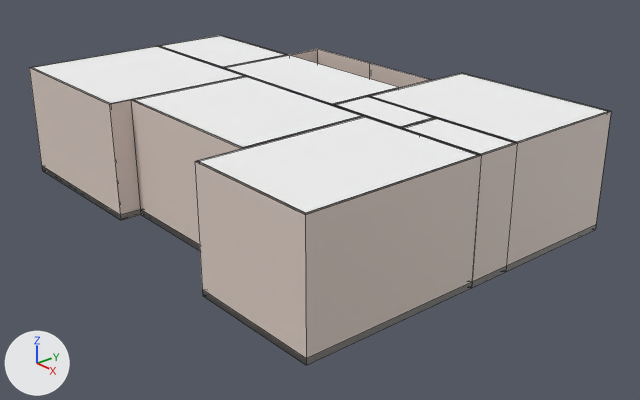
The Blender file myhome_2f.blend as it was, and as the next commit left it.
Camera for both pictures: a camera (50 mm lens) standing at (13.63, -10.39, 7.25) and looking at (0.86, 0.43, 0.19). The axes (+X, +Y, +Z) are drawn at lower left. The lights are the same throughout. Mesh edges are drawn as thin lines.

Script lines for the objects in view, before the commit:
```python
me_2f_room3_baseboard = bpy.data.meshes.new('2F_Room3_Baseboard')
me_2f_room3_baseboard.from_pydata([(0.0, 0.0, 0.12), (0.0, 0.0, 0.0), (3.64, 0.0, 0.12), (3.64, 0.0, 0.0), (3.64, 2.73, 0.12), (3.64, 2.73, 0.0), (0.0, 2.73, 0.12), (0.0, 2.73, 0.0)], [], [(0, 1, 3, 2), (2, 3, 5, 4), (4, 5, 7, 6), (0, 6, 7, 1)])
me_2f_room3_baseboard.materials.append(mat_baseboard_material)
me_2f_room3_ceiling = bpy.data.meshes.new('2F_Room3_Ceiling')
me_2f_room3_ceiling.from_pydata([(0.0, 0.0, 2.4), (3.64, 0.0, 2.4), (3.64, 2.73, 2.4), (1.82, 2.73, 2.4), (0.0, 2.73, 2.4)], [], [(0, 1, 2, 3, 4)])
me_2f_room3_ceiling.materials.append(mat_ceiling_material)
me_2f_toilet_ceiling = bpy.data.meshes.new('2F_Toilet_Ceiling')
me_2f_toilet_ceiling.from_pydata([(0.0, 0.0, 2.4), (1.82, 0.0, 2.4), (1.82, 0.92, 2.4), (0.91, 0.92, 2.4), (0.0, 0.92, 2.4)], [], [(0, 1, 2, 3, 4)])
me_2f_toilet_ceiling.materials.append(mat_ceiling_material)
ob_2f_room3_baseboard = bpy.data.objects.new('2F_Room3_Baseboard', me_2f_room3_baseboard)
ob_2f_room3_baseboard.parent = ob_2f_room3
ob_2f_room3_baseboard.location = (0.0, 0.0, 0.0)
_m = ob_2f_room3_baseboard.modifiers.new('Solidify', 'SOLIDIFY')
_m.thickness = 0.065
_m.use_even_offset = True
_m.use_quality_normals = True
ob_2f_room3_ceiling = bpy.data.objects.new('2F_Room3_Ceiling', me_2f_room3_ceiling)
ob_2f_room3_ceiling.parent = ob_2f_room3
ob_2f_room3_ceiling.location = (0.0, 0.0, 0.0)
ob_2f_toilet_ceiling = bpy.data.objects.new('2F_Toilet_Ceiling', me_2f_toilet_ceiling)
ob_2f_toilet_ceiling.parent = ob_2f_toillet
ob_2f_toilet_ceiling.location = (0.0, 0.0, 0.0)
# also in view: '2F_Barm_Ceiling' at (-3.54, 1.11, 2.4); '2F_Room2_Ceiling' at (3.29, 2.48, 2.4); '2F_Room2' at (3.29, 2.48, 1.2); '2F_Corridor_Ceiling' at (-0.35, 1.11, 2.4); '2F_Toillet' at (4.2, 0.65, 1.2)
```
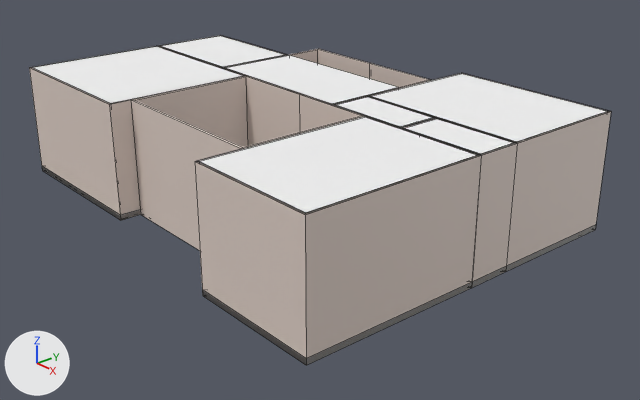
What the commit changed:
Object '2F_Room3_Baseboard' (ob_2f_room3_baseboard) is now hidden.
Object '2F_Room3_Ceiling' (ob_2f_room3_ceiling) is now hidden.

Pixel boxes [x1, y1, x2, y2] of what changed, in the pictures (640 x 400 px):
'2F_Room3_Ceiling', hidden: before [132, 76, 361, 148]
'2F_Room3_Baseboard', hidden: before [140, 210, 200, 250]
